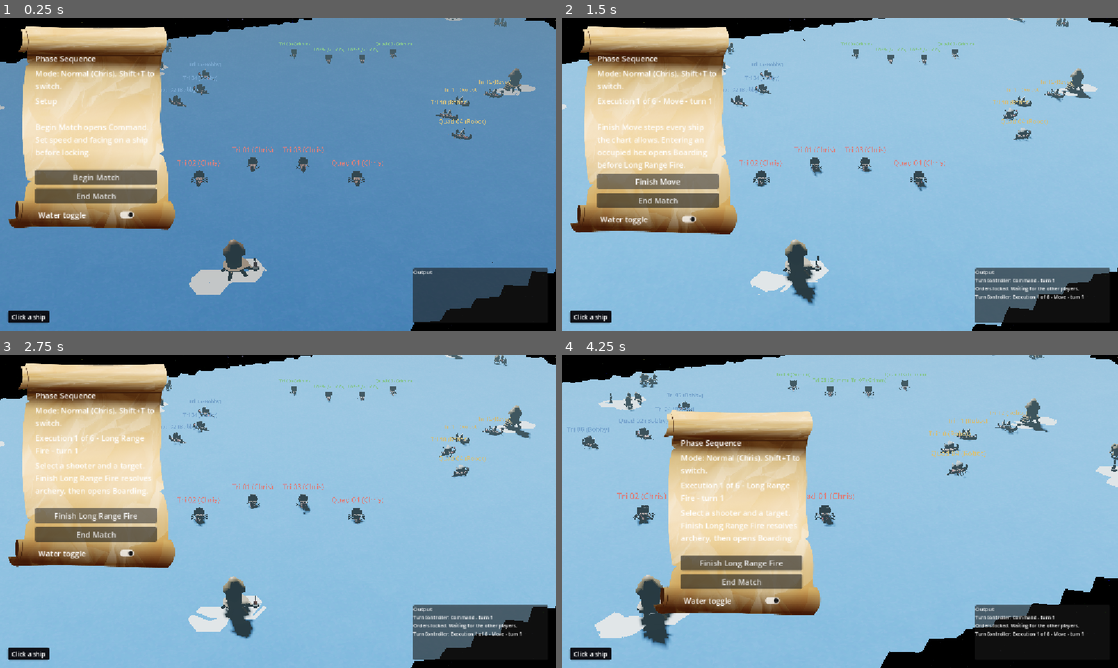
Above: before the commit, frames 1-4 (two rows, left to right).
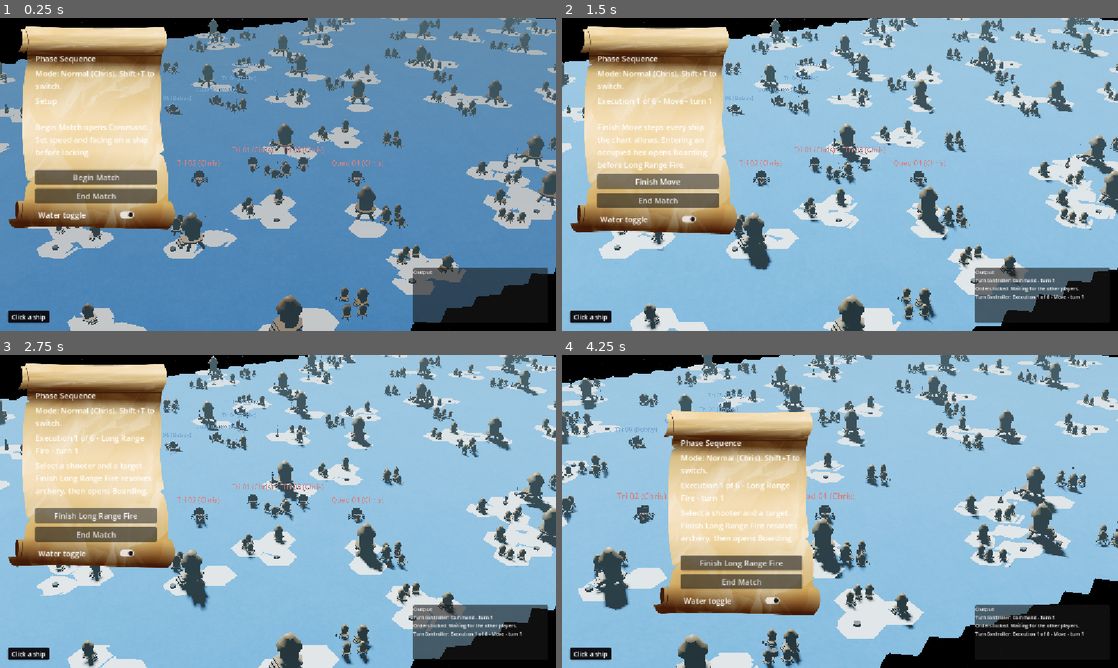
Above: after the commit, the same moments.

Repository: SamEBart/COM_429_RammingSpeed
Game: Godot game, scene res://scenes/GameScene.tscn
Same seed, same stepped clock (60 frames per second), same inputs: the game is played once before the commit and once after it.
Inputs (mouse positions are in pixels of both pictures, inside the frame that each line leads up to):
- Up to frame 1 (0.25 s): no input
- Up to frame 2 (1.5 s): click "Begin Match" at 0.5 s; click "Ready" at 1.25 s
- Up to frame 3 (2.75 s): click "Finish Move" at 2 s
- Up to frame 4 (4.25 s): tap A (Left) at 2.75, 3.5 s; move the mouse to (962, 495) at 2.77 s; hold D (Right) 2.78-3.5 s; tap Mouse wheel up (CameraZoomIn) at 2.85 s; click (962, 495) at 2.92 s; drag from (728, 527) to (812, 574) at 3.52 s

The runs differ from the first frame. In frame 1, 18% of the frame differs, in the area x 0-100%, y 0-100%; in frame 2, 19%; in frame 3, 19%; in frame 4, 21%.

Commit message:
Starting to mess with ship spawning so they don't spawn in/on terrain

Diff:
--- a/Resources/GenerationSettings/Islands.tres
+++ b/Resources/GenerationSettings/Islands.tres
@@ -29,4 +29,4 @@
 ocean_noise = SubResource("FastNoiseLite_3udsx")
 ocean_height = -0.5
 map_edge_buffer = 1
-spacing = 16
+spacing = 4
--- a/scenes/GameScene.tscn
+++ b/scenes/GameScene.tscn
@@ -96,9 +96,9 @@
 spawn_close_for_testing = true
 test_spawn_gap = 8
 camera_rig = NodePath("../../CameraParent")
-village = ExtResource("10_hcqfn")
-village_02 = ExtResource("10_qitmq")
-village_03 = ExtResource("10_kxqg4")
+beach = ExtResource("10_hcqfn")
+island = ExtResource("10_qitmq")
+mountain = ExtResource("10_kxqg4")
 
 [node name="ObjectPlacer" type="Node" parent="Builder" unique_id=187523474]
 script = ExtResource("9_p13dw")
--- a/scripts/WorldGen/object_placer.gd
+++ b/scripts/WorldGen/object_placer.gd
@@ -56,6 +56,7 @@
 			#Set the back of the front of the island to new biome
 				#An Island tile is 1x2 so the tile behind it needs to be an island tile as well.
 			new_neighbs[rotation].biome = biome
+#			new_neighbs[rotation].biome_type
 
 		#If making a Mountain
 		elif biome == "Mountain":
--- a/scripts/WorldGen/world_gen.gd
+++ b/scripts/WorldGen/world_gen.gd
@@ -23,9 +23,9 @@
 
 ## Different Terrain Tiles to Place (for now villages)
 @export_category("Terrain Spawning")
-@export var village : PackedScene
-@export var village_02 : PackedScene
-@export var village_03 : PackedScene
+@export var beach : PackedScene
+@export var island : PackedScene
+@export var mountain : PackedScene
 
 ## What to create
 var myShip = preload("res://scenes/Units/prototype_unit.tscn")
@@ -213,7 +213,7 @@
 
 
 func _is_free_ocean(tile: Tile) -> bool:
-	return tile != null and tile.mesh_data.type == Tile.biome_type.Ocean and tile.occupier.size() == 0
+	return tile != null and tile.biome == "Ocean" and tile.occupier.size() == 0
 
 
 ## The two arms of the V go out from the middle tile, two hex sides away from the facing on each side,
@@ -311,15 +311,15 @@
 		#Temporarily using this while figuring out terrain tile placement
 		#All villages are currently using same settings
 		var placeable = get_placeable_tiles()
-		object_placer.place_terrain(placeable, settings.spacing, village, "Beach")
+		object_placer.place_terrain(placeable, settings.spacing, beach, "Beach")
 		interval["Spawn Villages -- "] = Time.get_ticks_msec()
 
 		placeable = get_placeable_tiles()
-		object_placer.place_terrain(placeable, settings.spacing, village_02, "Island")
+		object_placer.place_terrain(placeable, settings.spacing, island, "Island")
 		interval["Spawn Villages -- "] = Time.get_ticks_msec()
 
 		placeable = get_placeable_tiles()
-		object_placer.place_terrain(placeable, settings.spacing, village_03, "Mountain")
+		object_placer.place_terrain(placeable, settings.spacing, mountain, "Mountain")
 		interval["Spawn Villages -- "] = Time.get_ticks_msec()
 
 	print_generation_results(starttime, interval)
